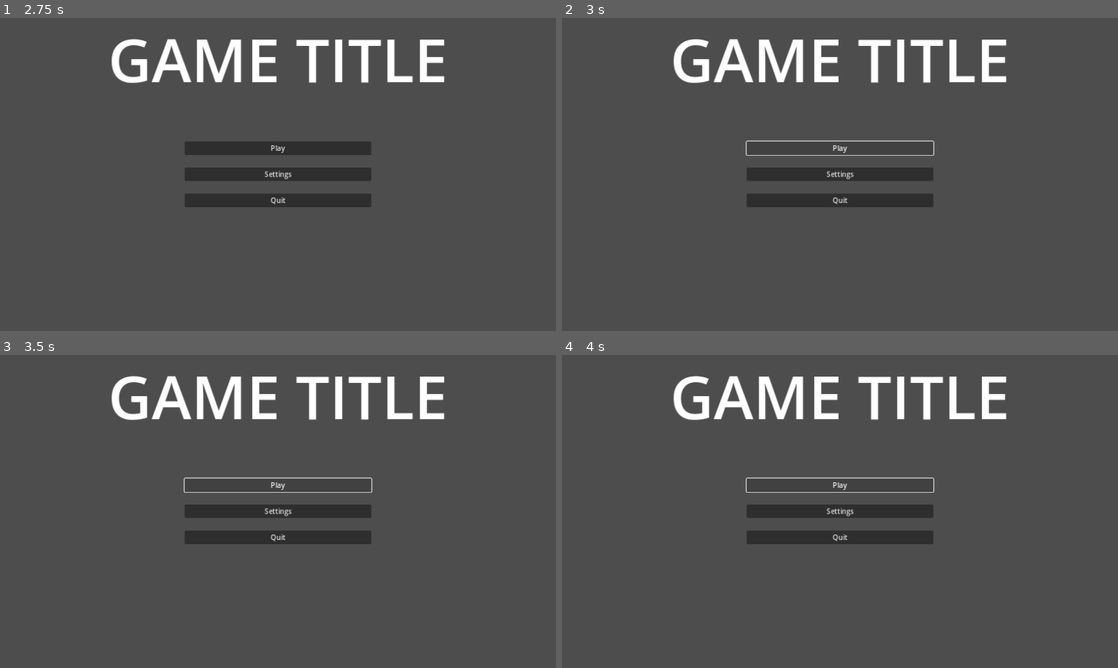
Above: before the commit, frames 1-4 (two rows, left to right).
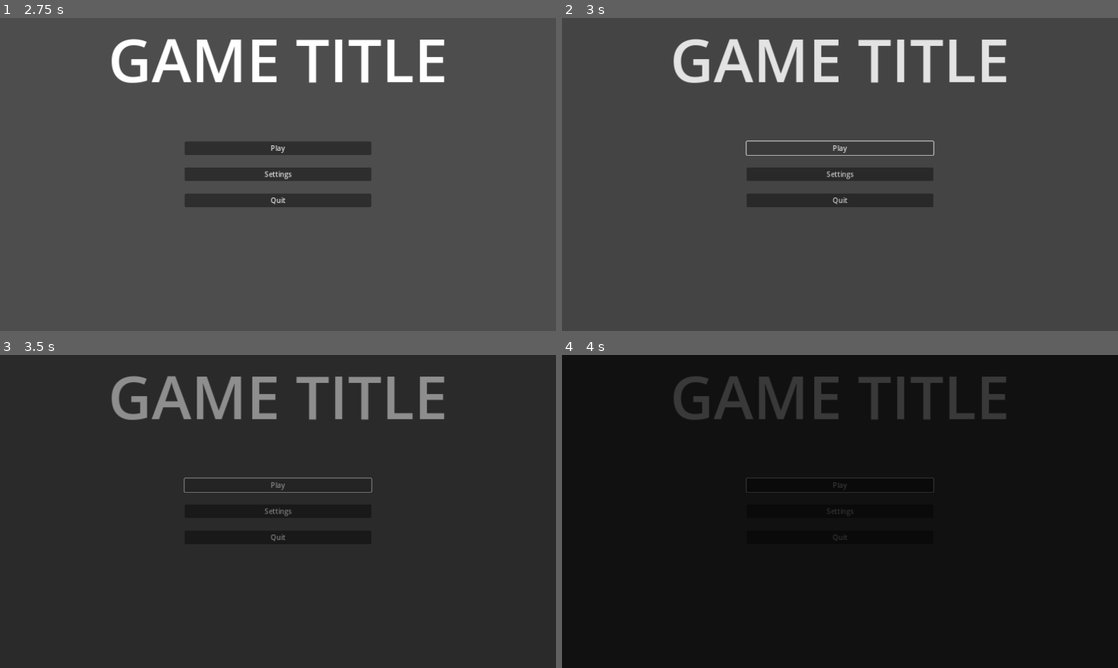
Above: after the commit, the same moments.

Repository: IkutiDev/GWJ55
Game: Godot game, scene res://boot/boot.tscn
Two runs of this game, one before a commit and one after it. Both use one fixed random seed, a clock stepped at 60 frames per second and the inputs below.
Inputs:
- Up to frame 1 (2.75 s): no input
- Up to frame 2 (3 s): click "Play" at 2.75 s
- Up to frame 3 (3.5 s): no input
- Up to frame 4 (4 s): click "Play" at 3.5 s

Frame 1 is identical in both runs. In frame 2, 2.7% of the frame differs, in the area x 20-80%, y 6-60%; in frame 3, 97%; in frame 4, 100%, in the area x 0-100%, y 0-100%.

Commit message:
Created fade/scene change flow with game manager

Diff:
--- /dev/null
+++ b/GodotProject/game_manager.gd
@@ -0,0 +1,32 @@
+extends Node
+
+@export var fader_image : ColorRect
+@export var fader_animation_player : AnimationPlayer
+
+var pause_counter := 0
+
+
+func change_scene_with_fade(packed_scene : PackedScene):
+	fader_image.mouse_filter = Control.MOUSE_FILTER_STOP
+	pause_game(true, "Change Scene")
+	fader_animation_player.play("fade")
+	await fader_animation_player.animation_finished
+	get_tree().change_scene_to_packed(packed_scene)
+	fader_animation_player.play_backwards("fade")
+	await fader_animation_player.animation_finished
+	pause_game(false, "Change Scene")
+	fader_image.mouse_filter = Control.MOUSE_FILTER_IGNORE
+
+func pause_game(pause : bool, reason : String):
+
+	print("Pausing game " + str(pause) + " Reason:" +reason)
+
+	if pause:
+		pause_counter += 1
+	else:
+		pause_counter -= 1
+
+	if(pause_counter < 0):
+		push_warning("Pause counter undeflows! Investigate why")
+
+	get_tree().paused = pause_counter < 0
--- /dev/null
+++ b/GodotProject/game_manager.tscn
@@ -0,0 +1,72 @@
+[gd_scene load_steps=5 format=3 uid="uid://c8r7gpdxldn21"]
+
+[ext_resource type="Script" path="res://game_manager.gd" id="1_6ae1u"]
+
+[sub_resource type="Animation" id="Animation_03kch"]
+length = 0.001
+tracks/0/type = "value"
+tracks/0/imported = false
+tracks/0/enabled = true
+tracks/0/path = NodePath("ColorRect:color")
+tracks/0/interp = 1
+tracks/0/loop_wrap = true
+tracks/0/keys = {
+"times": PackedFloat32Array(0),
+"transitions": PackedFloat32Array(1),
+"update": 0,
+"values": [Color(0, 0, 0, 0)]
+}
+
+[sub_resource type="Animation" id="Animation_e3jqi"]
+resource_name = "fade"
+length = 1.5
+tracks/0/type = "value"
+tracks/0/imported = false
+tracks/0/enabled = true
+tracks/0/path = NodePath("ColorRect:color")
+tracks/0/interp = 1
+tracks/0/loop_wrap = true
+tracks/0/keys = {
+"times": PackedFloat32Array(0, 1.5),
+"transitions": PackedFloat32Array(1, 1),
+"update": 0,
+"values": [Color(0, 0, 0, 0), Color(0, 0, 0, 1)]
+}
+
+[sub_resource type="AnimationLibrary" id="AnimationLibrary_03dmc"]
+_data = {
+"RESET": SubResource("Animation_03kch"),
+"fade": SubResource("Animation_e3jqi")
+}
+
+[node name="GameManager" type="Node" node_paths=PackedStringArray("fader_image", "fader_animation_player")]
+script = ExtResource("1_6ae1u")
+fader_image = NodePath("CanvasLayer/Fader/ColorRect")
+fader_animation_player = NodePath("CanvasLayer/Fader/AnimationPlayer")
+
+[node name="CanvasLayer" type="CanvasLayer" parent="."]
+layer = 128
+
+[node name="Fader" type="Control" parent="CanvasLayer"]
+layout_mode = 3
+anchors_preset = 15
+anchor_right = 1.0
+anchor_bottom = 1.0
+grow_horizontal = 2
+grow_vertical = 2
+mouse_filter = 2
+
+[node name="ColorRect" type="ColorRect" parent="CanvasLayer/Fader"]
+layout_mode = 1
+anchors_preset = 15
+anchor_right = 1.0
+anchor_bottom = 1.0
+grow_horizontal = 2
+grow_vertical = 2
+mouse_filter = 2
+color = Color(0, 0, 0, 0)
+
+[node name="AnimationPlayer" type="AnimationPlayer" parent="CanvasLayer/Fader"]
+libraries = {
+"": SubResource("AnimationLibrary_03dmc")
+}
--- a/GodotProject/main_menu/main_menu.gd
+++ b/GodotProject/main_menu/main_menu.gd
@@ -1,5 +1,6 @@
 extends Control
 
+@export var game_scene : PackedScene
 @export var quit_button : Button
 @export var settings_scene : PackedScene
 
@@ -10,7 +11,7 @@
 		quit_button.queue_free()
 
 func _on_play_pressed():
-	pass
+	GameManager.change_scene_with_fade(game_scene)
 
 
 func _on_settings_pressed():
--- a/GodotProject/main_menu/main_menu.tscn
+++ b/GodotProject/main_menu/main_menu.tscn
@@ -1,8 +1,9 @@
-[gd_scene load_steps=2 format=3 uid="uid://cs3ld10q2qsvk"]
+[gd_scene load_steps=3 format=3 uid="uid://cs3ld10q2qsvk"]
 
 [ext_resource type="Script" path="res://main_menu/main_menu.gd" id="1_hrd1t"]
+[ext_resource type="PackedScene" uid="uid://bp7qvv701wsi6" path="res://game.tscn" id="2_16geq"]
 
-[node name="MainMenu" type="Control"]
+[node name="MainMenu" type="Control" node_paths=PackedStringArray("quit_button")]
 layout_mode = 3
 anchors_preset = 15
 anchor_right = 1.0
@@ -10,6 +11,8 @@
 grow_horizontal = 2
 grow_vertical = 2
 script = ExtResource("1_hrd1t")
+game_scene = ExtResource("2_16geq")
+quit_button = NodePath("VBoxContainer/Quit")
 
 [node name="GameTitle" type="Label" parent="."]
 layout_mode = 1
--- a/GodotProject/project.godot
+++ b/GodotProject/project.godot
@@ -16,6 +16,10 @@
 boot_splash/bg_color=Color(0.0784314, 0.133333, 0.25098, 1)
 config/icon="res://icon.svg"
 
+[autoload]
+
+GameManager="*res://game_manager.tscn"
+
 [display]
 
 window/size/viewport_width=1280
